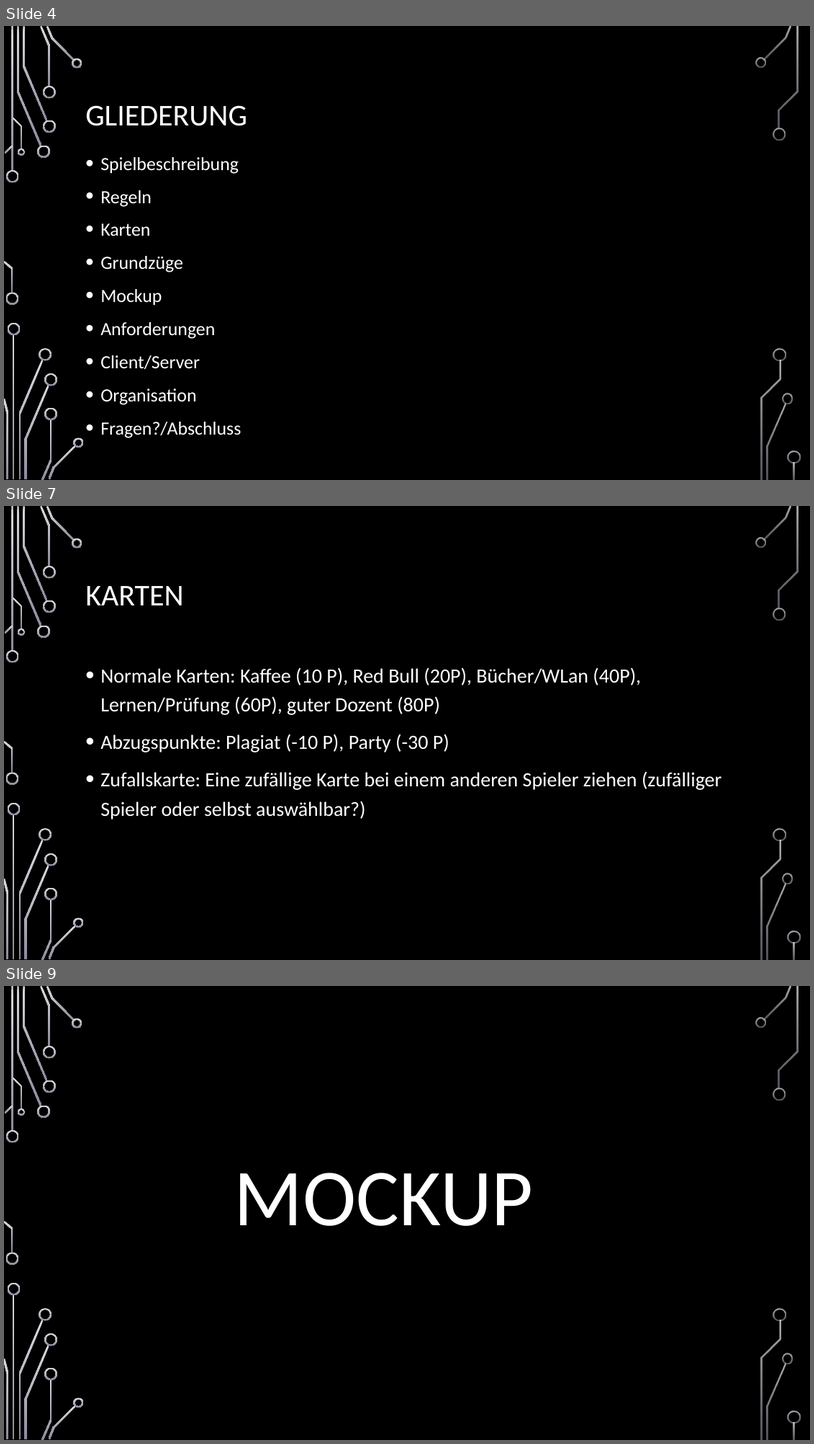
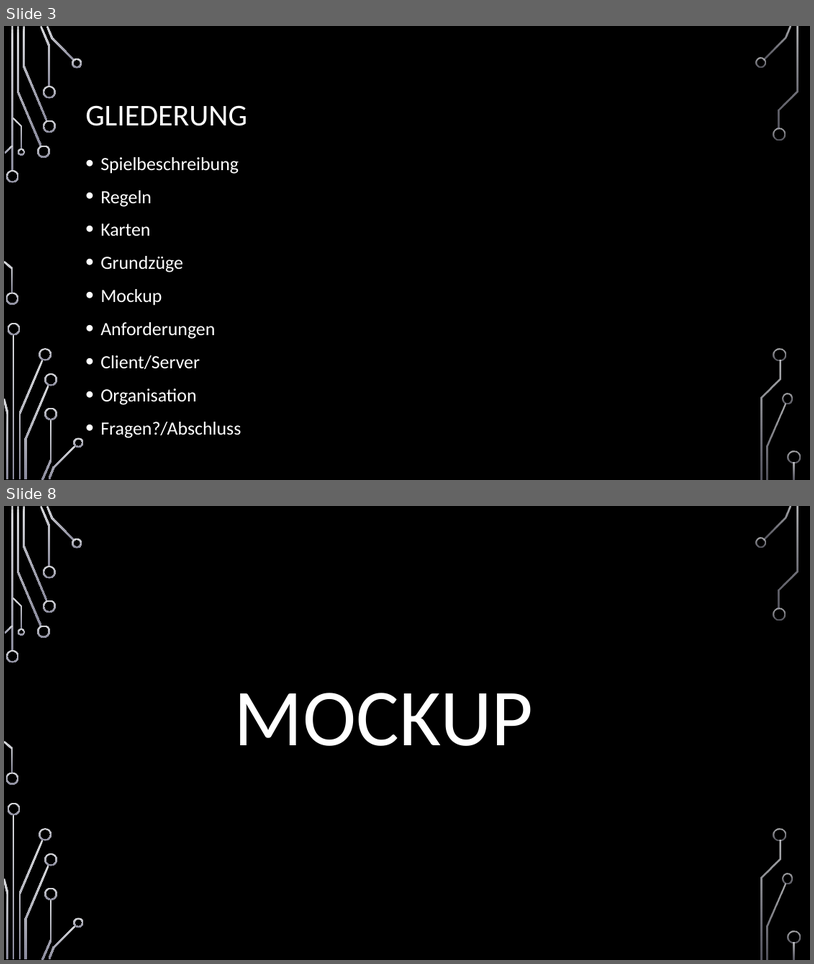
Before and after one commit to jnussbaum/TheBachelorsChaseGame, a slide deck: documents/Meilensteine/Meilenstein I/Meilenstein_1_Präsentation.pptx. Shown one above the other, each under a label of ours: slides 4, 7 and 9 before the commit, slides 3 and 8 after it; the slides between them are not shown. The pictures are 814x1444 and 814x964 pixels, drawn with LibreOffice and Linux fonts; fonts in the diff are those of the drawing; background and template pictures are left out. Boxes give left, top, right and bottom in pixels: in the first picture for what was removed or moved away, otherwise in the second. Text is boxed around its words. In the diff, an @@ line names an element or a change of style, - is before the commit and + after.

```diff
--- a/documents/Meilensteine/Meilenstein I/Meilenstein_1_Präsentation.pptx
+++ b/documents/Meilensteine/Meilenstein I/Meilenstein_1_Präsentation.pptx
@@ slide 7 removed at <box>4,506,810,960</box>, background picture (left out); not listed: 36 template elements that a slide beside it also shows @@
@@ title removed at <box>85,586,183,605</box> @@
-KARTEN
@@ text removed at <box>100,667,722,819</box> @@
-• Normale Karten: Kaffee (10 P), Red Bull (20P), Bücher/WLan (40P), Lernen/Prüfung (60P), guter Dozent (80P)
-• Abzugspunkte: Plagiat (-10 P), Party (-30 P)
-• Zufallskarte: Eine zufällige Karte bei einem anderen Spieler ziehen (zufälliger Spieler oder selbst auswählbar?)
@@ what was slide 4 is now slide 3 @@
@@ what was slide 9 is now slide 8 @@
```
Also in this commit, not shown: 4 slides changed, 6 slides added, 11 other slides removed.
